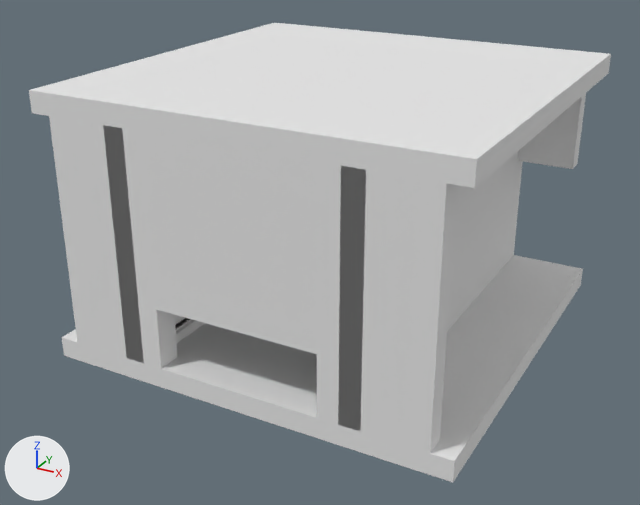
The FBX model Assets/Models/Rooms/GenericRoom3.fbx as it was, and as the next commit left it.
One viewpoint serves both versions: a 50 mm lens placed at (0.189, -0.368, 0.209), pointed at (-0.005, -0.015, 0.032). Every picture has the same lights, and +X, +Y and +Z are marked at lower left. Where no turn or scale is listed for an object, it has been applied to the vertices. Vertices at the same position are counted once.

The first picture shows 'GenericRoom3Object'.
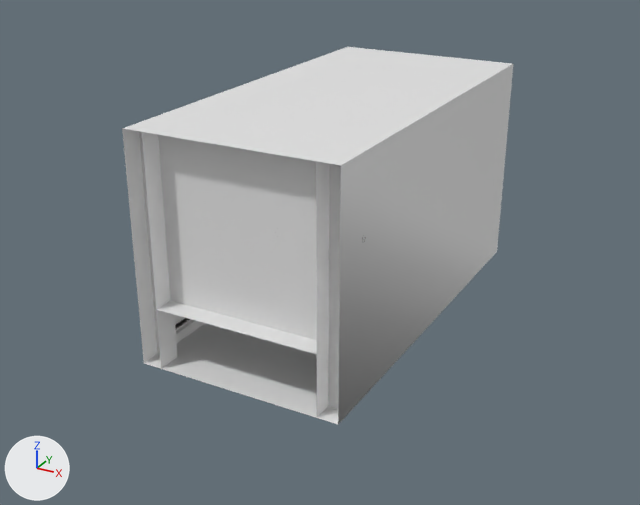
What differs and where, as boxes (x1, y1, x2, y2) in the pictures (640 x 505 px):
'GenericRoom3Object', reshaped (33% narrower, 18% shorter)
    before: (29, 23, 611, 482)
    after: (122, 47, 513, 424)
part 1 of me_genericroom3mesh_001, deleted
    before: (62, 255, 583, 482)
part 2 of me_genericroom3mesh_001, cut back
    before: (29, 23, 611, 453)
    after: (122, 47, 512, 424)

The change, as a diff of the scene's bpy script:
```diff
--- a/Assets/Models/Rooms/GenericRoom3.fbx.py
+++ b/Assets/Models/Rooms/GenericRoom3.fbx.py
@@ me_genericroom3mesh_001 @@
 # used by ob_genericroom3object; location = (0.0, 0.0, 0.0)
-me_genericroom3mesh_001.from_pydata(...)  # 719 vertices, 1100 faces; spans x -0.1..0.1, y -0.1..0.1, z -0.01..0.12
+me_genericroom3mesh_001.from_pydata(...)  # 677 vertices, 908 faces; spans x -0.05..0.05, y -0.1..0.1, z -0.003..0.11
+# me_genericroom3mesh_001 part 1: the loose piece of 8 vertices spanning x -0.1..0.1, y -0.1..0.1, z -0.01..0.0 is deleted
+# me_genericroom3mesh_001 part 2
+# 40 vertices are removed from x -0.1..0.1, y -0.1..0.1, z -0.003..0.12
+# 192 faces are deleted
+# 6 vertices are added at (-0.05, -0.055, 0.0), (0.05, -0.055, 0.0), (-0.05, -0.09, 0.11), (-0.05, 0.09, 0.11), (0.05, 0.09, 0.11), (0.05, -0.09, 0.11)
+# 4 new faces join them, mat_concrete1 (white #e7e7e7)
+# 8 new faces join them, mat_concrete0 (white #e7e7e7)
 me_genericroom3mesh_001.materials.append(mat_concrete0)
@@ me_genericroom3mesh_001 @@
 me_genericroom3mesh_001.materials.append(mat_metal0)
-me_genericroom3mesh_001.materials.append(mat_boundsmaterial)  # white #e7e7e7
```
